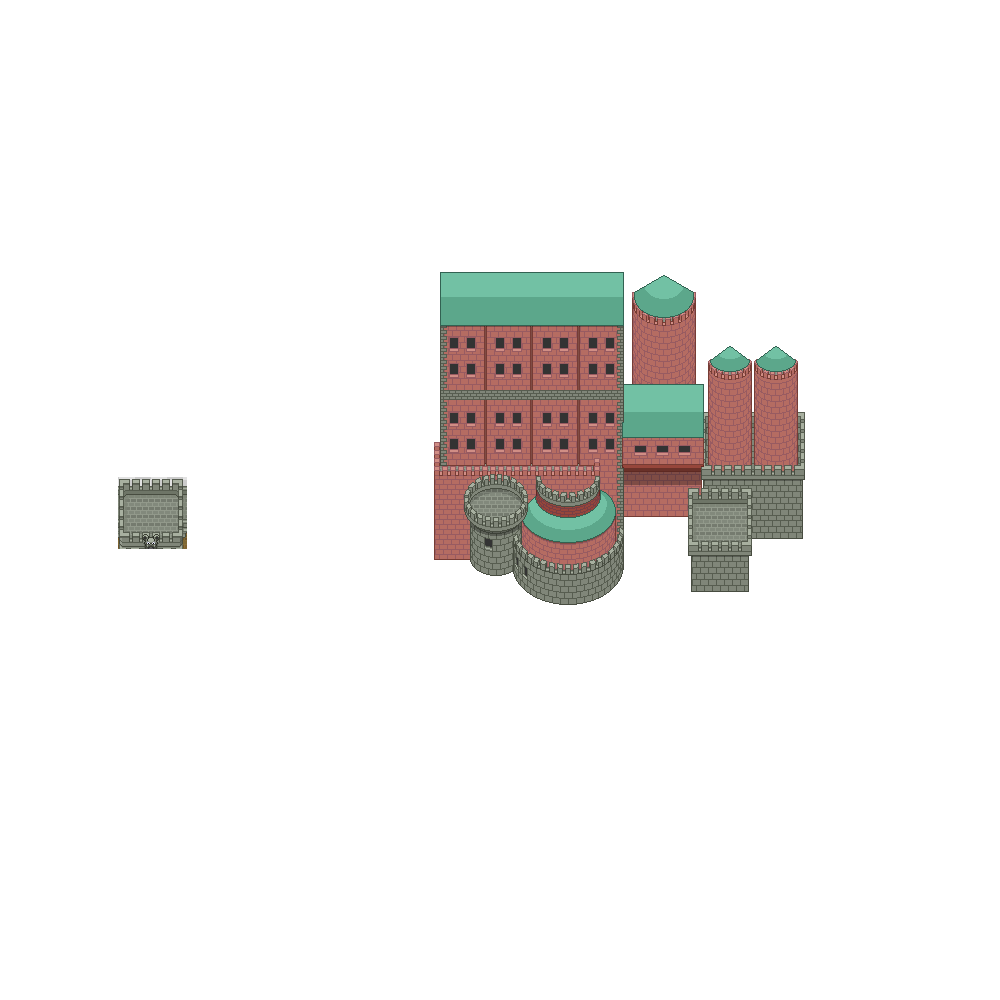
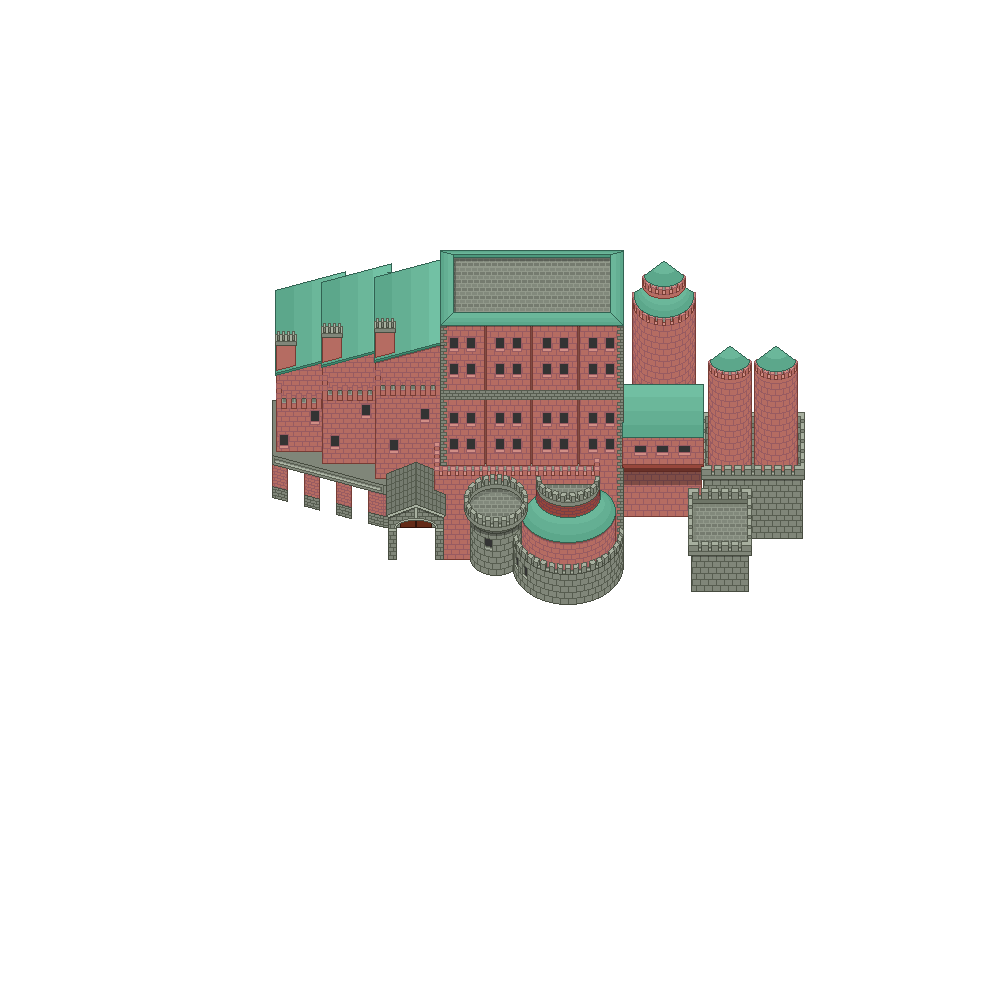
Layered file, before and after one edit (w=1000, h=1000). Changes by layer:
painted on "sombras overhang" over [275, 258, 610, 519]
added layer "sombras overhang #10" above "Capa pegada #1" over [386, 462, 446, 560]
painted on "Capa pegada #1" over [118, 477, 187, 549]
painted on "sombras overhang #1" over [527, 493, 611, 535]
added layer "sombras overhang #16" above "sombras overhang #2" over [544, 484, 592, 498]
painted on "sombras overhang #2" over [434, 524, 438, 560]
painted on "sombras overhang #6" over [623, 397, 703, 425]
painted on "sombras overhang #8" over [719, 347, 787, 359]
painted on "sombras overhang #3" over [440, 250, 624, 325]
added layer "Capa pegada #3" above "sombras overhang #12" over [279, 404, 430, 454]
added layer "sombras overhang #12" above "sombras overhang #14" over [374, 258, 445, 479]
added layer "sombras overhang #14" above "sombras overhang #15" over [321, 263, 392, 464]
added layer "sombras overhang #15" above "sombras overhang #11" over [275, 271, 346, 452]
added layer "sombras overhang #11" above "sombras overhang #7" over [272, 400, 446, 528]
painted on "sombras overhang #7" over [638, 261, 690, 311]
